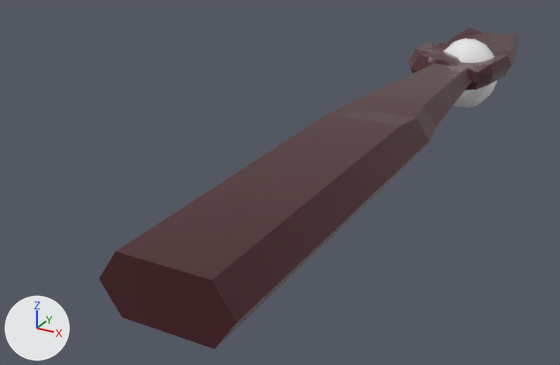
What one commit did to the FBX model Assets/Prefabs/Items/bossman.fbx.
Rendered twice from a 50 mm camera at (5.09, -18.76, 5.1) aimed at (-1.54, -6.71, -0.93). Lighting does not change. The marker at lower left points along +X, +Y and +Z. The picture after the commit comes second. Where no turn or scale is listed for an object, it has been applied to the vertices.

Names of what the first picture shows: 'Cube.001', 'Mball'.
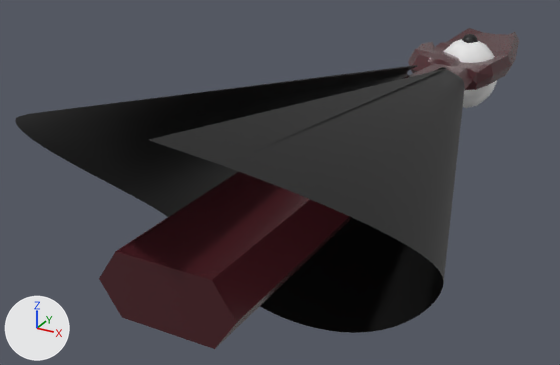
What differs and where, as boxes (x1, y1, x2, y2) in the pictures (560 x 365 px):
'NurbsCurve.002', added (black): after (15, 65, 464, 333)
'Sphere', added: after (462, 34, 478, 43)

Edits to the bpy script that builds the scene:
```text
Add mat_material_003:
    mat_material_003 = principled_material('Material.003')
    mat_material_003.base_color = (0.00344, 0.00344, 0.00344)  # black #0b0b0b
Add mat_material_002:
    mat_material_002 = principled_material('Material.002')
    mat_material_002.base_color = (0.0, 0.0, 0.0)  # black #000000
Add me_nurbscurve_003:
    me_nurbscurve_003.from_pydata(...)  # 168 vertices, 83 faces; spans x -2.65..2.66, y -8.84..3.61, z -1.7..3.46
    me_nurbscurve_003.materials.append(mat_material_003)  # black #0b0b0b
Add me_sphere:
    me_sphere.from_pydata(...)  # a UV sphere (32 segments, 16 rings, poles along z) spanning x -0.196..0.196, y -0.196..0.196, z -0.196..0.196
    me_sphere.materials.append(mat_material_002)  # black #000000
Add ob_nurbscurve_002:
    ob_nurbscurve_002 = bpy.data.objects.new('NurbsCurve.002', me_nurbscurve_003)
    ob_nurbscurve_002.location = (-0.04, -4.71, -0.82)
Add ob_sphere:
    ob_sphere = bpy.data.objects.new('Sphere', me_sphere)
    ob_sphere.location = (0.01, 0.25, 0.54)
```
